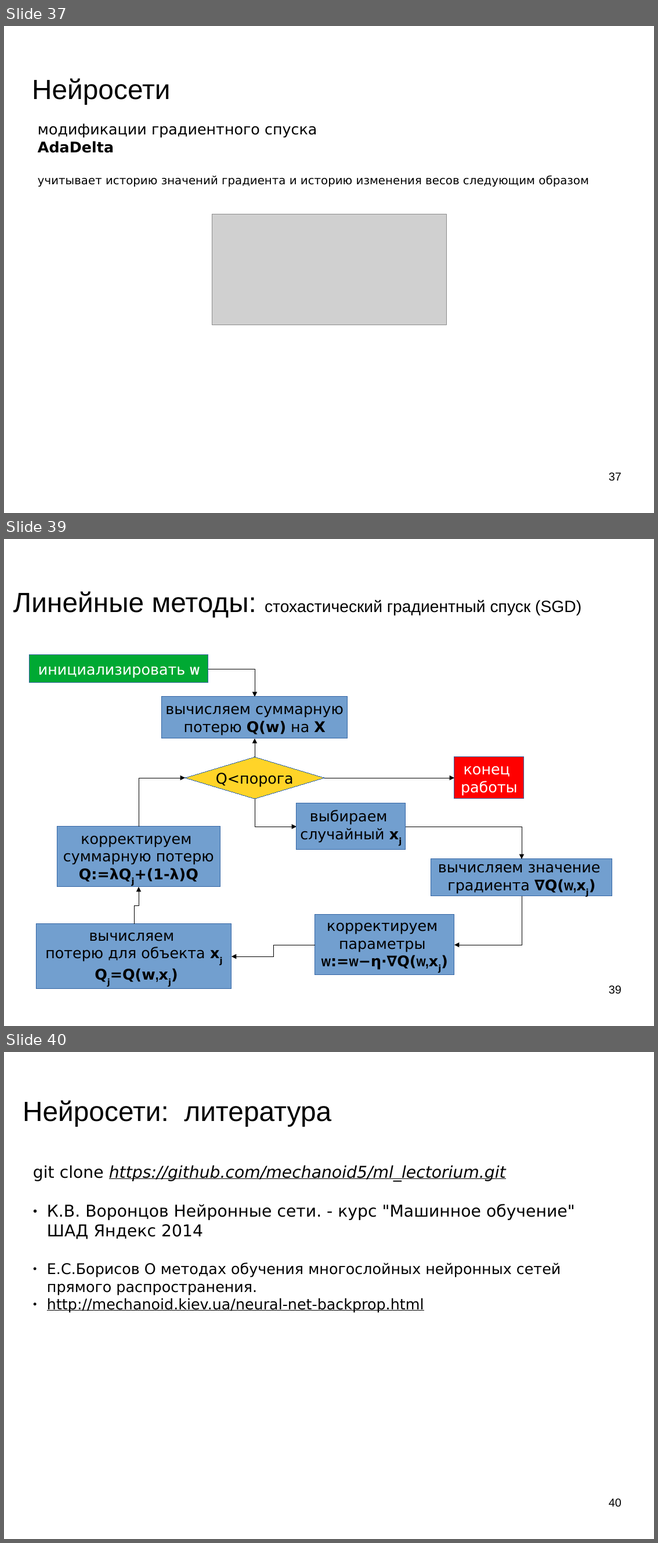
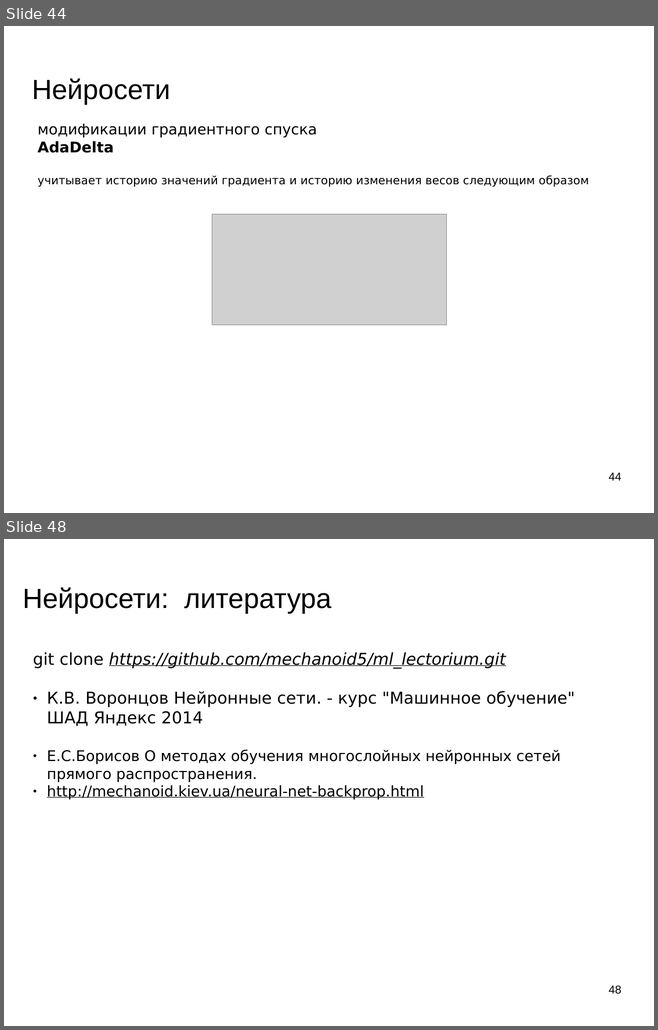
Before and after one commit to mechanoid5/ml_lectorium_legacy, a slide deck: 10-ann.odp. Shown one above the other, each under a label of ours: slides 37, 39 and 40 before the commit, slides 44 and 48 after it; the slides between them are not shown. The pictures are 658x1543 and 658x1030 pixels, drawn with LibreOffice and Linux fonts; fonts in the diff are those of the drawing; grey boxes stand for pictures; background and template pictures are left out. Boxes give left, top, right and bottom in pixels: in the first picture for what was removed or moved away, otherwise in the second. Text is boxed around its words. In the diff, an @@ line names an element or a change of style, - is before the commit and + after.

```diff
--- a/10-ann.odp
+++ b/10-ann.odp
@@ slide 39 removed at (x1=4, y1=539, x2=654, y2=1026), background picture (left out) @@
@@ title removed at (x1=13, y1=591, x2=581, y2=617) @@
-Линейные методы: стохастический градиентный спуск (SGD)
@@ rectangle removed at (x1=30, y1=655, x2=208, y2=683) @@
-инициализировать w
@@ elbow arrow removed from (208, 669) to (255, 697) @@
@@ rectangle removed at (x1=162, y1=697, x2=348, y2=739) @@
-вычисляем суммарную
-потерю Q(w) на X
@@ elbow arrow removed from (255, 757) to (255, 739) @@
@@ diamond removed at (x1=185, y1=757, x2=324, y2=799) @@
-Q<порога
@@ rectangle removed at (x1=454, y1=757, x2=524, y2=799) @@
-конец
-работы
@@ elbow arrow removed from (139, 827) to (185, 778) @@
@@ elbow arrow removed from (324, 779) to (454, 779) @@
@@ elbow arrow removed from (255, 799) to (296, 827) @@
@@ rectangle removed at (x1=296, y1=803, x2=405, y2=850) @@
-выбираем
-случайный xj
@@ rectangle removed at (x1=57, y1=827, x2=220, y2=888) @@
-корректируем
-суммарную потерю
-Q:=λQj+(1-λ)Q
@@ elbow arrow removed from (405, 827) to (521, 859) @@
@@ rectangle removed at (x1=431, y1=859, x2=612, y2=896) @@
-вычисляем значение
-градиента ∇Q(w,xj)
@@ elbow arrow removed from (134, 925) to (139, 888) @@
@@ elbow arrow removed from (521, 896) to (454, 945) @@
@@ rectangle removed at (x1=315, y1=915, x2=454, y2=975) @@
-корректируем
-параметры
-w:=w−η⋅∇Q(w,xj)
@@ rectangle removed at (x1=36, y1=925, x2=231, y2=989) @@
-вычисляем
-потерю для объекта xj
-Qj=Q(w,xj)
@@ elbow arrow removed from (315, 945) to (231, 957) @@
@@ page number removed at (x1=608, y1=986, x2=621, y2=994) @@
-39
@@ what was slide 37 is now slide 44 @@
@@ page number at (x1=608, y1=473, x2=621, y2=481): text changed @@
-37
+44
@@ what was slide 40 is now slide 48 @@
@@ page number at (x1=608, y1=986, x2=621, y2=994): text changed @@
-40
+48
```
Also in this commit, not shown: 7 slides changed, 10 slides added, 1 other slide removed.
